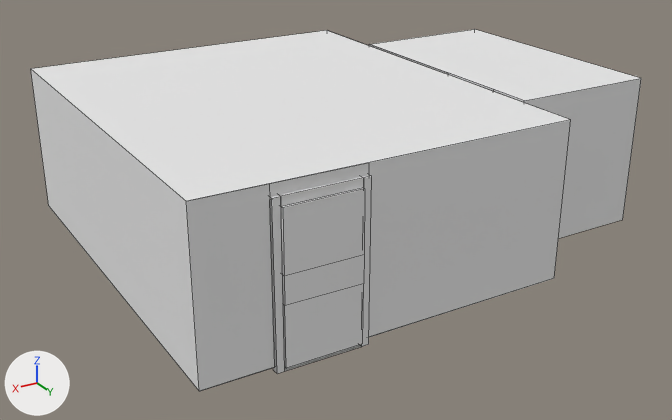
The Blender file Blender/CompleteScene.blend: old version first, new version second.
Before and after are seen from a 50 mm camera at (6.63, 12.91, 6.75) aimed at (-1.08, 0.06, 0.33). Arrows for +X, +Y and +Z are at lower left; the lights stay in place. Mesh edges are drawn as thin lines on the coarser meshes. The same objects are shown in both versions, whatever each file hides.

The scene before the commit, as lines of its bpy script (objects in view):
```python
me_cube_002 = bpy.data.meshes.new('Cube.002')
me_cube_002.from_pydata(...)  # 20 vertices, 17 faces; spans x -1.0..1.0, y -1.0..1.0, z -1.0..1.0
me_cube_002.materials.append(mat_entrancedoorframe)  # white #e7e7e7
me_cube_003 = bpy.data.meshes.new('Cube.003')
me_cube_003.from_pydata(...)  # 32 vertices, 30 faces; spans x -1.0..1.0, y -1.0..1.0, z -1.0..1.0
me_cube_003.materials.append(mat_entrancedoor)  # white #e7e7e7
me_plane_001 = bpy.data.meshes.new('Plane.001')
me_plane_001.from_pydata([(-1.0, 1.0, 2.6), (-1.0, -1.0, 2.6), (1.0, -1.0, 2.6), (1.0, 1.0, 2.6)], [], [(1, 0, 3, 2)])
me_plane_001.materials.append(mat_roomceiling)  # white #e7e7e7
ob_entrancedoor = bpy.data.objects.new('EntranceDoor', me_cube_003)
ob_entrancedoor.location = (1.2, 3.48, 1.13)
ob_entrancedoor.scale = (0.597, 0.0934, 1.15)
ob_entrancedoorframe = bpy.data.objects.new('EntranceDoorFrame', me_cube_002)
ob_entrancedoorframe.location = (1.19, 3.48, 1.17)
ob_entrancedoorframe.rotation_euler = (0.0, 0.0, 1.571)  # degrees (0, 0, 90)
ob_entrancedoorframe.scale = (0.0528, 0.721, 1.25)
ob_roomceiling = bpy.data.objects.new('RoomCeiling', me_plane_001)
ob_roomceiling.location = (0.0, 0.0, 0.0)
ob_roomceiling.scale = (3.0, 3.5, 1.0)
# also in view: 'BathroomWalls' at (-4.36, 0.21, 1.3); 'BathroomCeiling' at (-4.36, 0.21, 2.6); 'RoomWalls' at (0.0, 0.0, 1.3)
```
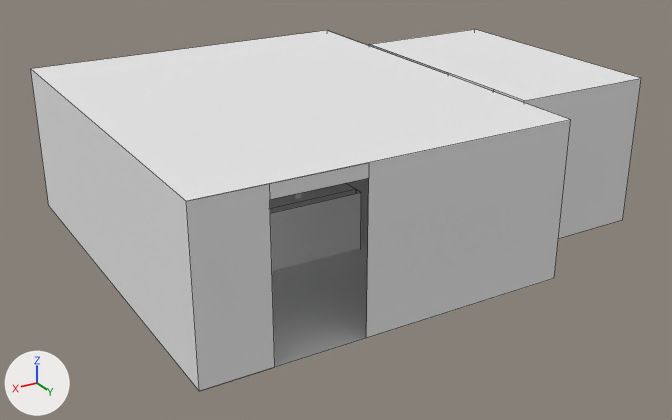
Where the newer file only moved an object's origin or applied its transform, the numbers keep the older frame.

Changed parts and their boxes (x1, y1, x2, y2) in the pictures (672 x 420 px):
'EntranceDoor', reshaped (not visible afterwards): before (281, 188, 365, 368)
'EntranceDoorFrame', reshaped: before (270, 175, 372, 374); after (270, 183, 361, 271)
part 1 of me_cube_002, deleted: before (270, 175, 372, 374)
part 2 of me_cube_002, added: after (270, 183, 361, 271)
'RoomGround', unchanged, uncovered by the edit: after (272, 178, 369, 367)

What the commit changed:
me_cube_003 is used by ob_entrancedoor; location (1.2, 3.48, 1.13); scale (0.597, 0.0934, 1.15).
me_cube_003 had 32 vertices, 30 faces and spanned x -1.0..1.0, y -1.0..1.0, z -1.0..1.0.
me_cube_003 now has 32 vertices, 26 faces and spans x -3.0..-1.0, y -38.24..-36.24, z -1.98..0.02.
me_cube_003 part 3: 32 vertices removed from x -1.0..1.0, y -1.0..1.0, z -1.0..1.0.
me_cube_002 is used by ob_entrancedoorframe; location (1.19, 3.48, 1.17); rotation (0.0, 0.0, 1.571), in degrees (0, 0, 90); scale (0.0528, 0.721, 1.25).
me_cube_002 had 20 vertices, 17 faces and spanned x -1.0..1.0, y -1.0..1.0, z -1.0..1.0.
me_cube_002 now has 20 vertices, 11 faces and spans x -84.84..-47.0, y 0.27..3.04, z -1.73..-0.14.
me_cube_002 part 1: 20 vertices removed from x -1.0..1.0, y -1.0..1.0, z -1.0..1.0.
me_cube_002 part 2: 20 vertices added at x -84.84..-47.0, y 0.27..3.04, z -1.73..-0.14.
